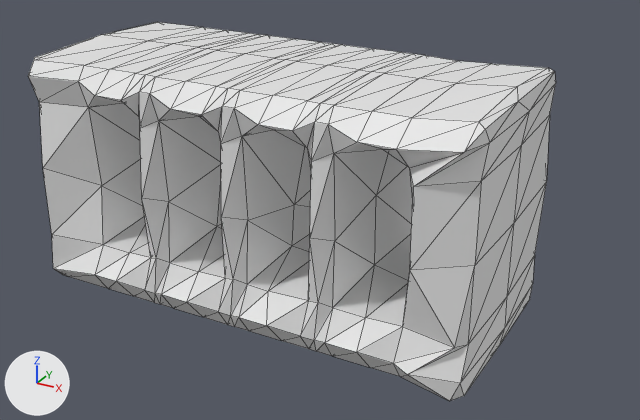
Before and after pictures for a commit that changed the FBX model Assets/StickIt/Art/menu/selection_menu.fbx.
Rendered twice from a camera (50 mm lens) standing at (4.45, -7.41, 3.47) and looking at (0.36, 0.02, -0.25). The axes (+X, +Y, +Z) are drawn at lower left. The lights are the same throughout. Mesh edges are drawn as thin lines. Where no turn or scale is listed for an object, it has been applied to the vertices.

In view in the first picture: 'selection_box'.
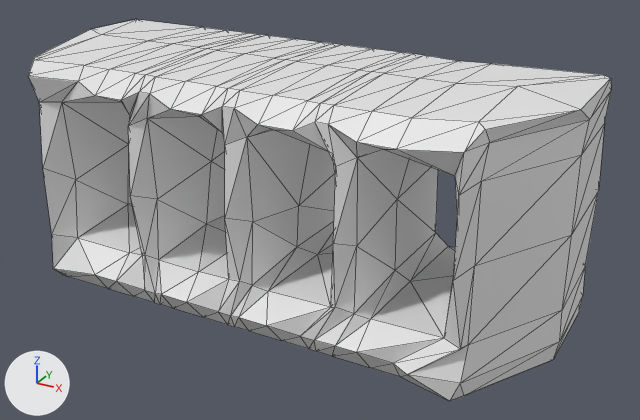
Commit message: selection menu 2

Boxes [x1, y1, x2, y2] around the edits, measured in the pictures (640 x 420 px; the box of a moved part takes in the faces that stretch with it):
```json
{"object": "selection_box", "change": "reshaped", "before": [28, 22, 556, 401], "after": [28, 19, 611, 401], "on screen": "10% wider"}
{"part": 1, "of": "me_selection_box_ncl1_1", "change": "moved or reshaped", "before": [39, 22, 556, 396], "after": [38, 19, 611, 396]}
{"part": 2, "of": "me_selection_box_ncl1_1", "change": "shading changed", "before": [28, 27, 517, 401], "after": [28, 27, 517, 401]}
```

Scene script edits in JSON lines:
```json
{"block": "me_selection_box_ncl1_1", "where": "# used by ob_selection_box; location = (0.0, 0.0, 0.0)"}
{"op": "remove", "block": "me_selection_box_ncl1_1", "code": "me_selection_box_ncl1_1.from_pydata(...)  # 338 vertices, 688 faces; spans x -2.43..2.43, y -1.2..1.2, z -1.32..1.32"}
{"op": "add", "block": "me_selection_box_ncl1_1", "code": "me_selection_box_ncl1_1.from_pydata(...)  # 338 vertices, 688 faces; spans x -2.76..2.96, y -1.2..1.2, z -1.32..1.32"}
{"block": "me_selection_box_ncl1_1", "change": "me_selection_box_ncl1_1 part 1: 135 of 338 vertices moved; they spanned x -2.43..2.43, y -1.2..1.2, z -1.27..1.28 and now span x -2.76..2.96, y -1.2..1.2, z -1.27..1.28; mean shift (0.07, 0.0, 0.0); largest move (2.41, -0.2, 1.28) -> (2.94, -0.2, 1.28)"}
{"block": "me_selection_box_ncl1_1", "change": "me_selection_box_ncl1_1 part 2: edges marked sharp go from 846 to 848"}
```
